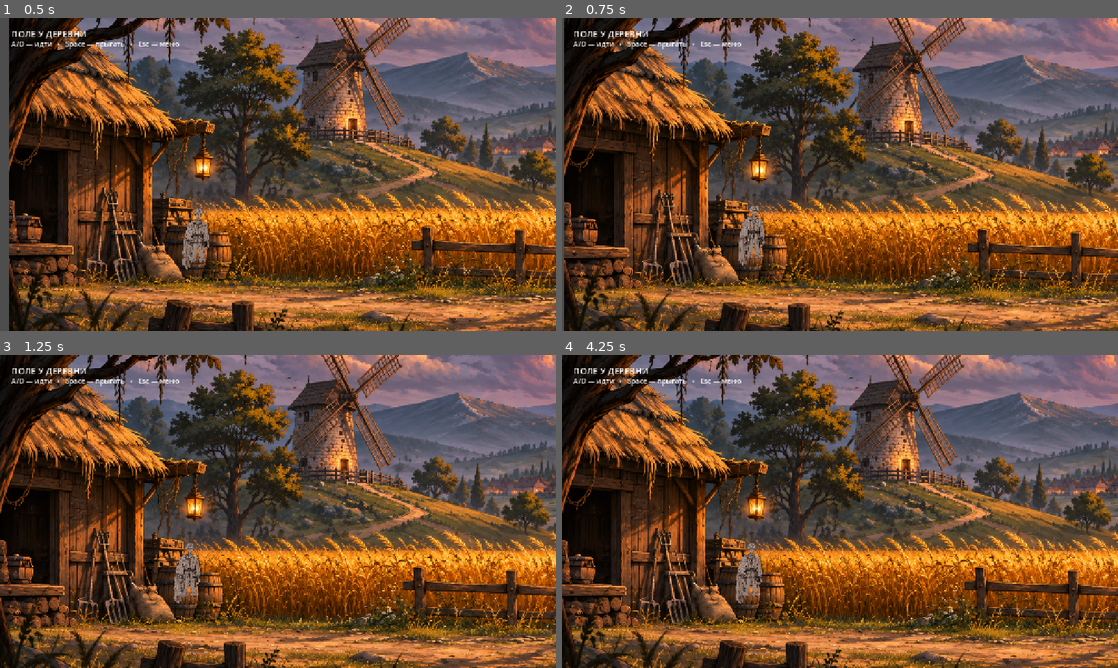
Above: before the commit, frames 1-4 (two rows, left to right).
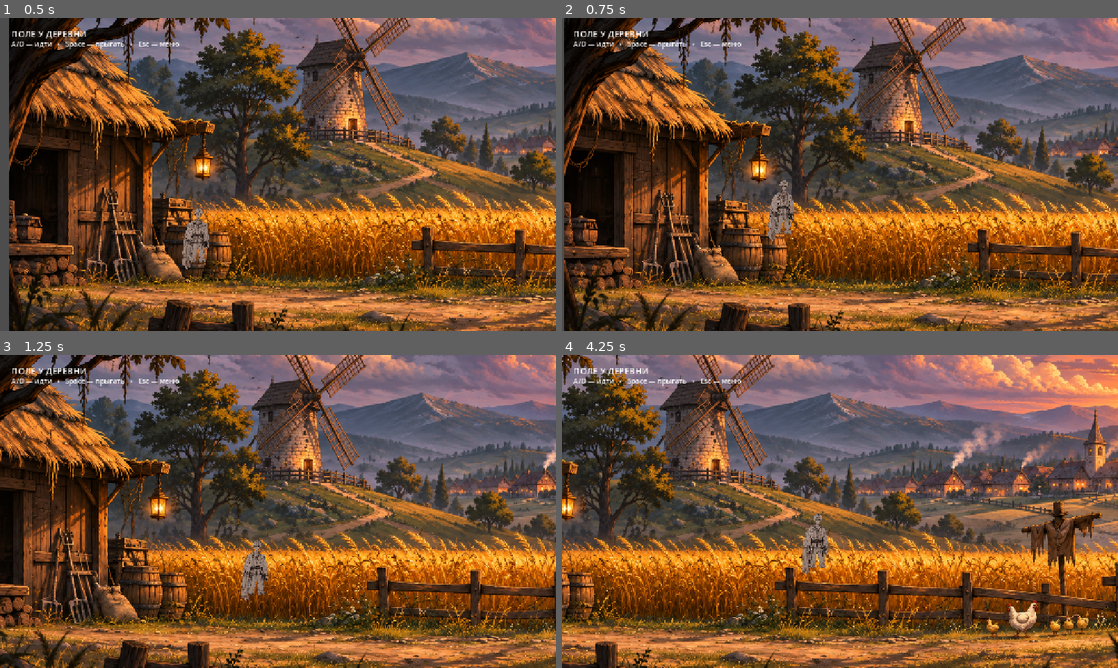
Above: after the commit, the same moments.

Repository: stas1212212/The-Hillbilly-s-Revenge
Game: Godot game, scene res://scenes/field_prologue.tscn
Two runs of this game, one before a commit and one after it. Both use one fixed random seed, a clock stepped at 60 frames per second and the inputs below. This scene is started directly instead of the project's main scene.
Inputs (mouse positions are in pixels of both pictures, inside the frame that each line leads up to):
- Up to frame 1 (0.5 s): no input
- Up to frame 2 (0.75 s): tap Enter (ui_accept) at 0.5 s; move the mouse to (962, 158) at 0.52 s; hold Right (ui_right) from 0.53 s (still down); hold Shift from 0.53 s (still down); click (962, 158) at 0.67 s
- Up to frame 3 (1.25 s): keep holding Right (ui_right); keep holding Shift; tap Enter (ui_accept) at 0.77 s
- Up to frame 4 (4.25 s): move the mouse to (728, 527) at 1.27 s; release Shift at 1.28 s; tap J at 1.35 s; tap Enter (ui_accept) at 1.52, 3.02, 3.77 s; move the mouse to (895, 442) at 2.02 s; release Right (ui_right) at 2.03 s; hold Left (ui_left) 2.03-2.78 s; hold E 2.03-2.78 s; move the mouse to (812, 574) at 2.77 s; hold Right (ui_right) from 2.78 s (still down); tap Space at 2.85 s; click (812, 574) at 2.92 s; move the mouse to (1006, 558) at 3.52 s; hold Shift from 3.53 s (still down)

Frame 1 is identical in both runs. In frame 2, 1.1% of the frame differs, in the area x 31-42%, y 51-80%; in frame 3, 67%; in frame 4, 81%, in the area x 0-100%, y 0-100%.
Error before the commit: Invalid access to property or key 'position' on a base object of type 'null instance'. (res://scripts/actors/hero_controller.gd:32)

Commit message:
Wire AnimatedSprite2D, hitbox and hurtbox into hero scenes

Diff:
--- a/scenes/field_prologue.tscn
+++ b/scenes/field_prologue.tscn
@@ -14,6 +14,28 @@
 
 [sub_resource type="RectangleShape2D" id="wall_shape"]
 size = Vector2(32, 820)
+
+
+[sub_resource type="SpriteFrames" id="hero_frames"]
+animations = [
+{"frames": [{"duration": 1.0, "texture": ExtResource("3")}], "loop": true, "name": &"idle", "speed": 12.0},
+{"frames": [{"duration": 1.0, "texture": ExtResource("3")}], "loop": true, "name": &"walk", "speed": 12.0},
+{"frames": [{"duration": 1.0, "texture": ExtResource("3")}], "loop": true, "name": &"run", "speed": 16.0},
+{"frames": [{"duration": 1.0, "texture": ExtResource("3")}], "loop": false, "name": &"jump", "speed": 12.0},
+{"frames": [{"duration": 1.0, "texture": ExtResource("3")}], "loop": false, "name": &"fall", "speed": 12.0},
+{"frames": [{"duration": 1.0, "texture": ExtResource("3")}], "loop": false, "name": &"attack_1", "speed": 12.0},
+{"frames": [{"duration": 1.0, "texture": ExtResource("3")}], "loop": false, "name": &"attack_2", "speed": 12.0},
+{"frames": [{"duration": 1.0, "texture": ExtResource("3")}], "loop": false, "name": &"attack_3", "speed": 12.0},
+{"frames": [{"duration": 1.0, "texture": ExtResource("3")}], "loop": false, "name": &"hurt", "speed": 12.0},
+{"frames": [{"duration": 1.0, "texture": ExtResource("3")}], "loop": false, "name": &"death", "speed": 12.0}
+]
+
+[sub_resource type="RectangleShape2D" id="attack_shape"]
+size = Vector2(75, 72)
+
+[sub_resource type="CapsuleShape2D" id="hurt_shape"]
+radius = 19.0
+height = 90.0
 
 [node name="FieldPrologue" type="Node2D"]
 
@@ -44,10 +66,28 @@
 position = Vector2(430, 555)
 script = ExtResource("2")
 
-[node name="Sprite2D" type="Sprite2D" parent="Hero"]
+[node name="AnimatedSprite2D" type="AnimatedSprite2D" parent="Hero"]
 position = Vector2(0, -38)
 scale = Vector2(0.25, 0.25)
-texture = ExtResource("3")
+sprite_frames = SubResource("hero_frames")
+autoplay = "idle"
+
+[node name="Hurtbox" type="Area2D" parent="Hero"]
+collision_layer = 0
+collision_mask = 0
+
+[node name="CollisionShape2D" type="CollisionShape2D" parent="Hero/Hurtbox"]
+shape = SubResource("hurt_shape")
+
+[node name="AttackBox" type="Area2D" parent="Hero"]
+position = Vector2(45, 0)
+collision_layer = 0
+collision_mask = 2
+monitoring = false
+
+[node name="CollisionShape2D" type="CollisionShape2D" parent="Hero/AttackBox"]
+shape = SubResource("attack_shape")
+disabled = true
 
 [node name="CollisionShape2D" type="CollisionShape2D" parent="Hero"]
 shape = SubResource("hero_shape")
Not shown: 1 places in scenes/field_prologue.tscn that only renumber resources
